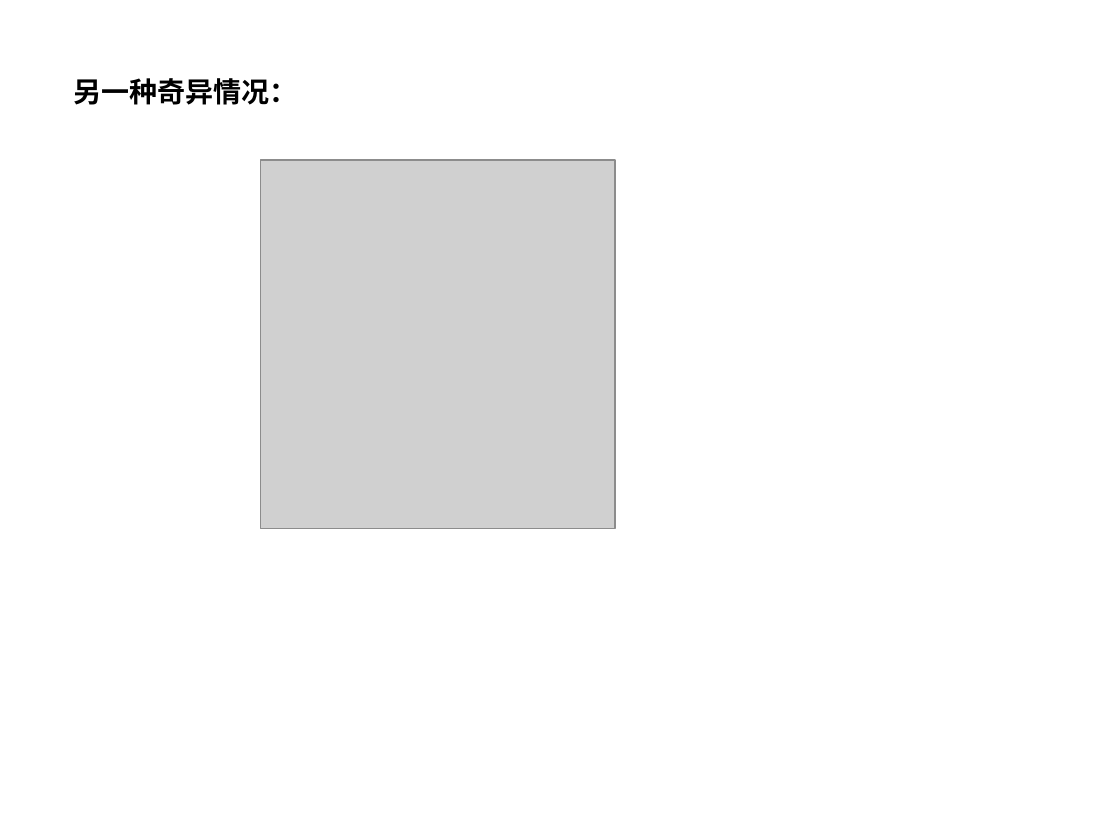
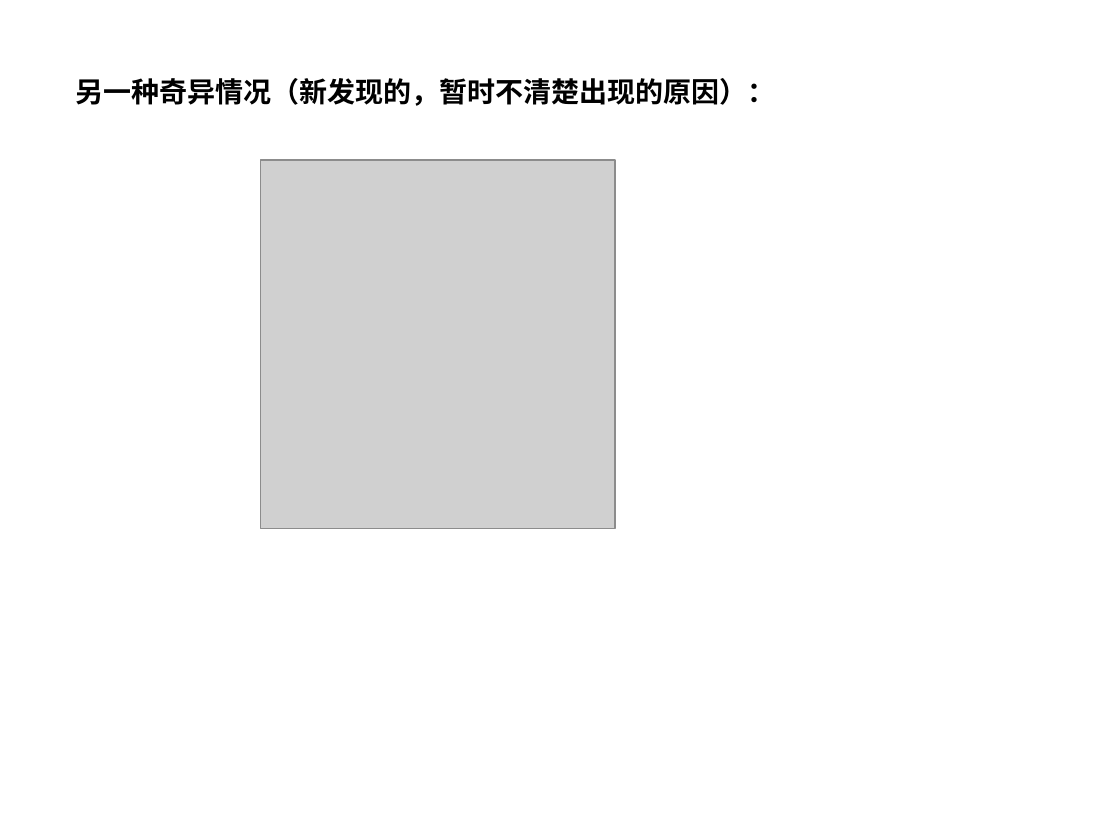
Before and after one commit to TSlus/code_for_ROV, a slide deck: slide 2 of projects/投影法解释.ppt. Drawn at 1120x840 pixels with LibreOffice and Linux fonts; fonts in the diff are those of the drawing; grey boxes stand for pictures. Boxes give left, top, right and bottom in pixels: in the first picture for what was removed or moved away, otherwise in the second. Text is boxed around its words. In the diff, an @@ line names an element or a change of style, - is before the commit and + after.

```diff
--- a/projects/投影法解释.ppt
+++ b/projects/投影法解释.ppt
@@ text at (75, 78, 775, 106): text changed @@
-另一种奇异情况：
+另一种奇异情况（新发现的，暂时不清楚出现的原因）：
```
Also in this commit, not shown: 1 other slide changed, 1 other file.
